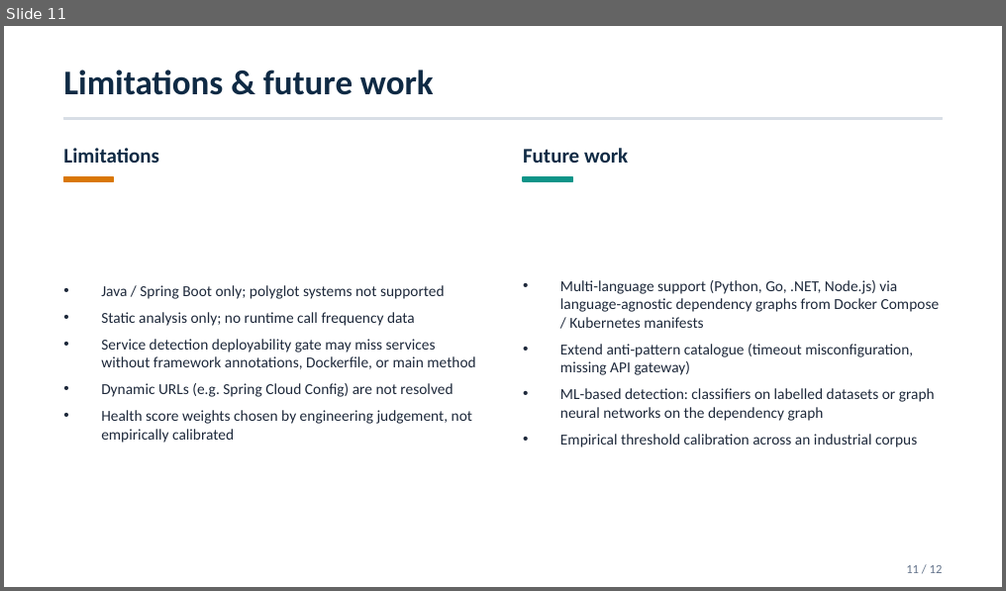
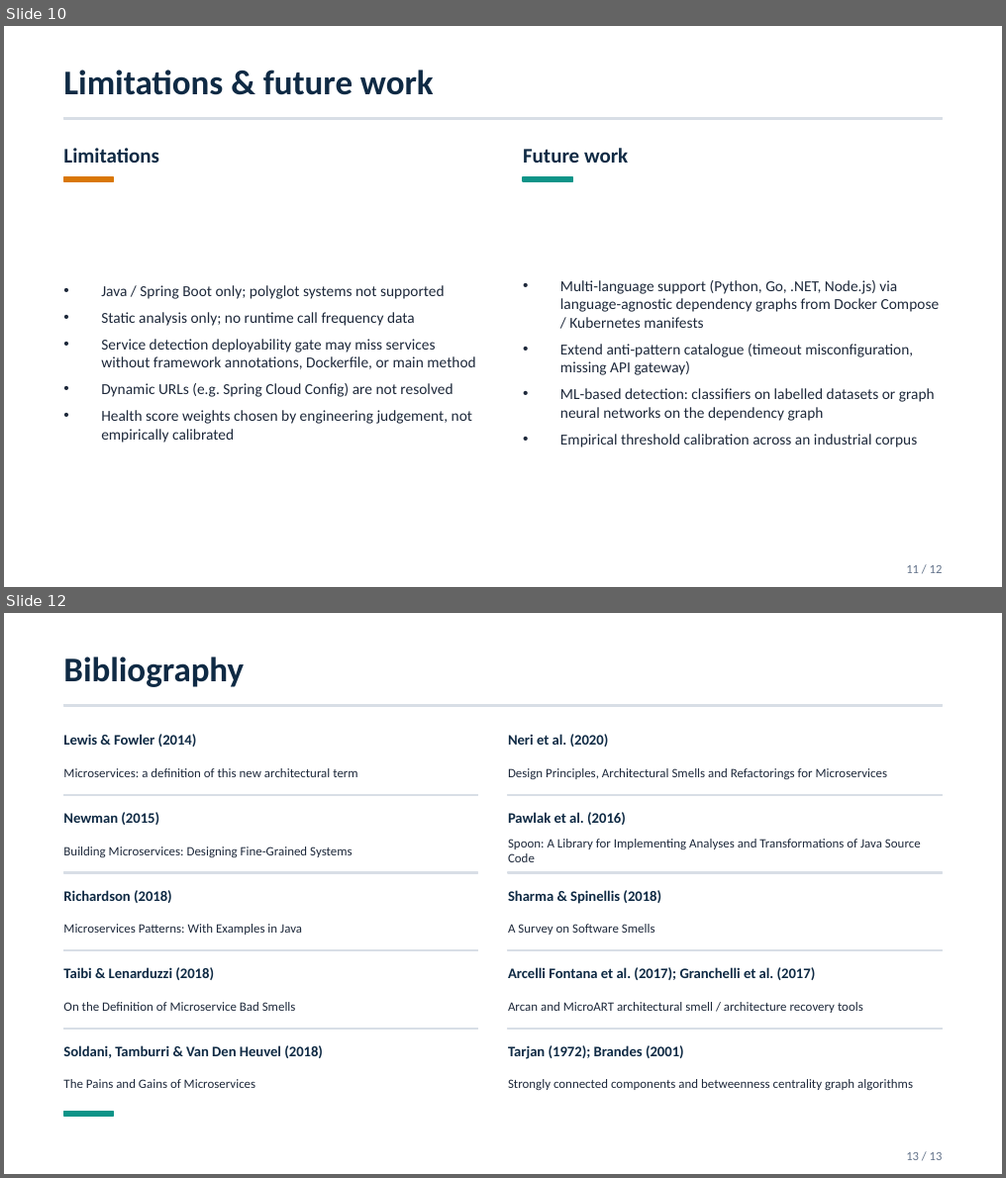
Before and after one commit to andrei45635/dissertation_backend, a slide deck: thesis/presentation/MSA_Detector_Defense_v2.pptx. Shown one above the other, each under a label of ours: slide 11 before the commit, slides 10 and 12 after it; the slides between them are not shown. The pictures are 1006x591 and 1006x1178 pixels, drawn with LibreOffice and Linux fonts; fonts in the diff are those of the drawing. Boxes give left, top, right and bottom in pixels: in the first picture for what was removed or moved away, otherwise in the second. Text is boxed around its words. In the diff, an @@ line names an element or a change of style, - is before the commit and + after.

```diff
--- a/thesis/presentation/MSA_Detector_Defense_v2.pptx
+++ b/thesis/presentation/MSA_Detector_Defense_v2.pptx
@@ slide 12 added at [4,613,1002,1174], background #FFFFFF @@
@@ text added at [63,657,244,687], 25 pt, text #0F2A44, bold @@
+Bibliography
@@ rectangle added at [63,705,943,706], fill #D8DEE6, outline #D8DEE6 1 pt @@
@@ text added at [63,734,197,747], 10.5 pt, text #0F2A44, bold @@
+Lewis & Fowler (2014)
@@ text added at [508,734,609,747], 10.5 pt, text #0F2A44, bold @@
+Neri et al. (2020)
@@ text added at [63,768,357,777], 9.2 pt, text #1E293B @@
+Microservices: a definition of this new architectural term
@@ text added at [508,768,887,780], 9.2 pt, text #1E293B @@
+Design Principles, Architectural Smells and Refactorings for Microservices
@@ rectangle added at [63,794,478,795], fill #D8DEE6, outline #D8DEE6 1 pt @@
@@ text added at [63,812,159,825], 10.5 pt, text #0F2A44, bold @@
+Newman (2015)
@@ rectangle added at [508,794,943,795], fill #D8DEE6, outline #D8DEE6 1 pt @@
@@ text added at [508,812,626,825], 10.5 pt, text #0F2A44, bold @@
+Pawlak et al. (2016)
@@ text added at [63,847,351,859], 9.2 pt, text #1E293B @@
+Building Microservices: Designing Fine-Grained Systems
@@ text added at [508,839,921,862], 9.2 pt, text #1E293B @@
+Spoon: A Library for Implementing Analyses and Transformations of Java Source Code
@@ rectangle added at [63,872,478,873], fill #D8DEE6, outline #D8DEE6 1 pt @@
@@ rectangle added at [508,872,943,873], fill #D8DEE6, outline #D8DEE6 1 pt @@
@@ text added at [63,890,172,903], 10.5 pt, text #0F2A44, bold @@
+Richardson (2018)
@@ text added at [508,890,661,904], 10.5 pt, text #0F2A44, bold @@
+Sharma & Spinellis (2018)
@@ text added at [63,924,302,935], 9.2 pt, text #1E293B @@
+Microservices Patterns: With Examples in Java
@@ text added at [508,924,655,935], 9.2 pt, text #1E293B @@
+A Survey on Software Smells
@@ rectangle added at [63,951,478,952], fill #D8DEE6, outline #D8DEE6 1 pt @@
@@ text added at [63,967,214,980], 10.5 pt, text #0F2A44, bold @@
+Taibi & Lenarduzzi (2018)
@@ rectangle added at [508,951,943,952], fill #D8DEE6, outline #D8DEE6 1 pt @@
@@ text added at [508,967,816,980], 10.5 pt, text #0F2A44, bold @@
+Arcelli Fontana et al. (2017); Granchelli et al. (2017)
@@ text added at [63,1002,296,1011], 9.2 pt, text #1E293B @@
+On the Definition of Microservice Bad Smells
@@ rectangle added at [63,1028,478,1029], fill #D8DEE6, outline #D8DEE6 1 pt @@
@@ text added at [508,1002,863,1013], 9.2 pt, text #1E293B @@
+Arcan and MicroART architectural smell / architecture recovery tools
@@ rectangle added at [508,1028,943,1029], fill #D8DEE6, outline #D8DEE6 1 pt @@
@@ text added at [63,1046,323,1059], 10.5 pt, text #0F2A44, bold @@
+Soldani, Tamburri & Van Den Heuvel (2018)
@@ text added at [508,1046,684,1059], 10.5 pt, text #0F2A44, bold @@
+Tarjan (1972); Brandes (2001)
@@ text added at [63,1079,255,1088], 9.2 pt, text #1E293B @@
+The Pains and Gains of Microservices
@@ text added at [508,1079,913,1090], 9.2 pt, text #1E293B @@
+Strongly connected components and betweenness centrality graph algorithms
@@ rectangle added at [63,1112,114,1116], fill #0D9488, outline #0D9488 1 pt @@
@@ text added at [906,1153,943,1160], 9 pt, text #64748B @@
+13 / 13
@@ what was slide 11 is now slide 10 @@
```
Also in this commit, not shown: 3 slides changed, 3 other slides added, 3 other files.
